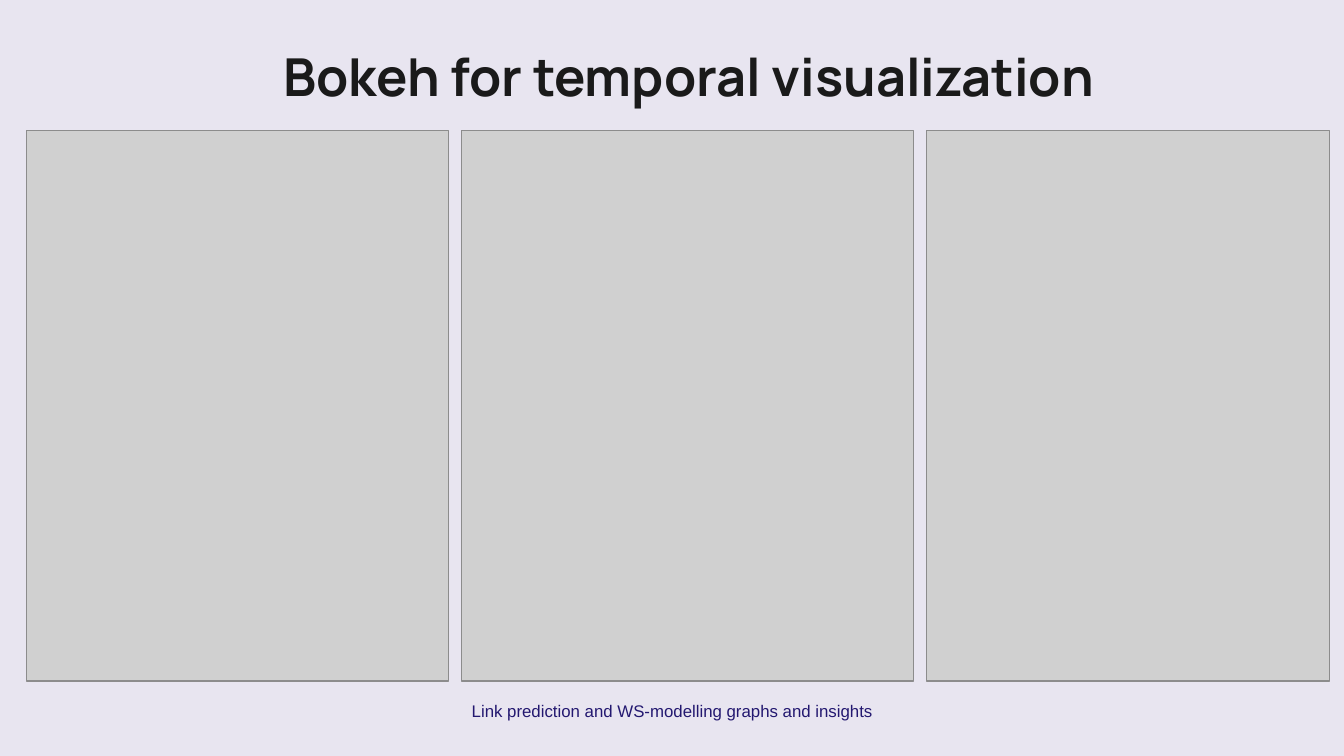
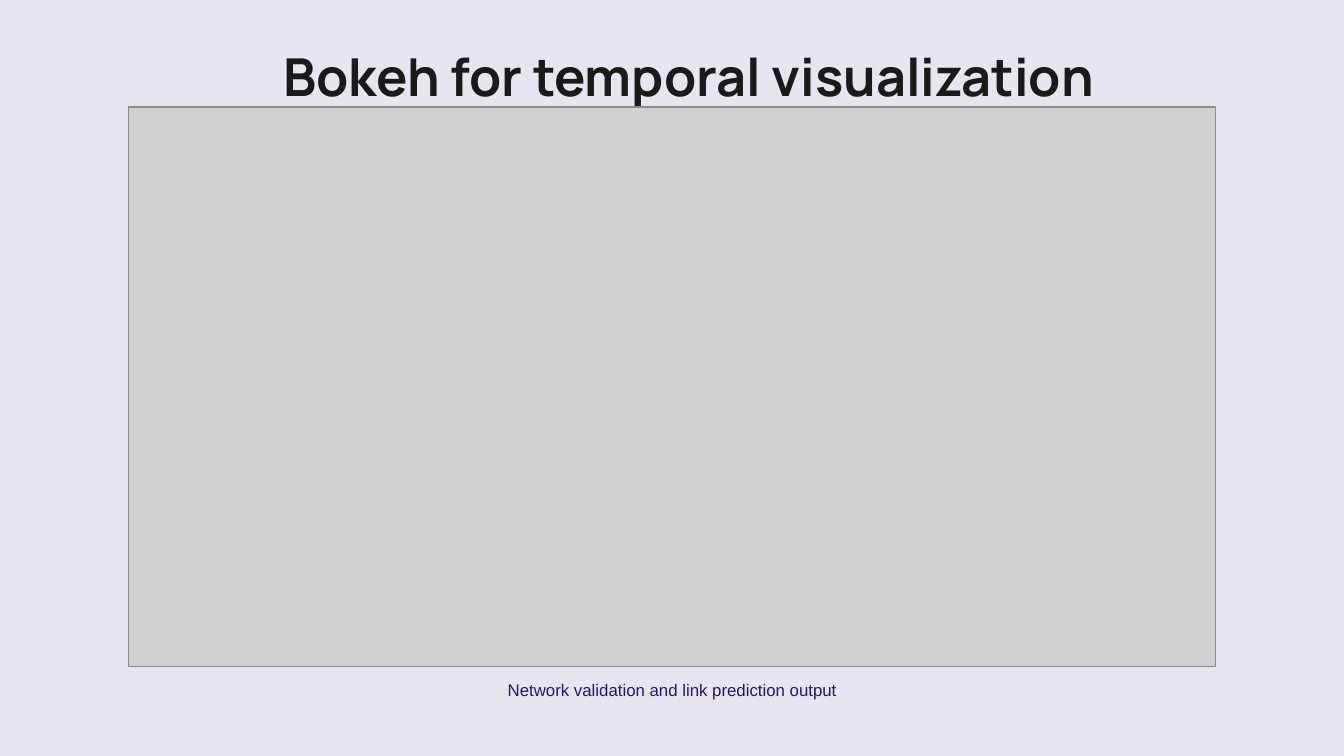
Before and after one commit to VatsalBhuva11/hoax-call-temporal-analysis, a slide deck: slide 22 of Group_16_SNA.pptx (slide 20 before the commit). Drawn at 1344x756 pixels with LibreOffice and Linux fonts; fonts in the diff are those of the drawing; grey boxes stand for pictures; background and template pictures are left out. Boxes give left, top, right and bottom in pixels: in the first picture for what was removed or moved away, otherwise in the second. Text is boxed around its words. In the diff, an @@ line names an element or a change of style, - is before the commit and + after.

```diff
--- a/Group_16_SNA.pptx
+++ b/Group_16_SNA.pptx
@@ picture added at [129, 108, 1216, 667] @@
@@ picture removed at [27, 130, 449, 680] @@
@@ picture removed at [461, 130, 913, 680] @@
@@ picture removed at [926, 130, 1329, 680] @@
@@ text at [508, 684, 837, 700]: text changed @@
-Link prediction and WS-modelling graphs and insights
+Network validation and link prediction output
```
Also in this commit, not shown: 3 other slides changed, 4 slides added, 2 slides removed, 2 other files.
